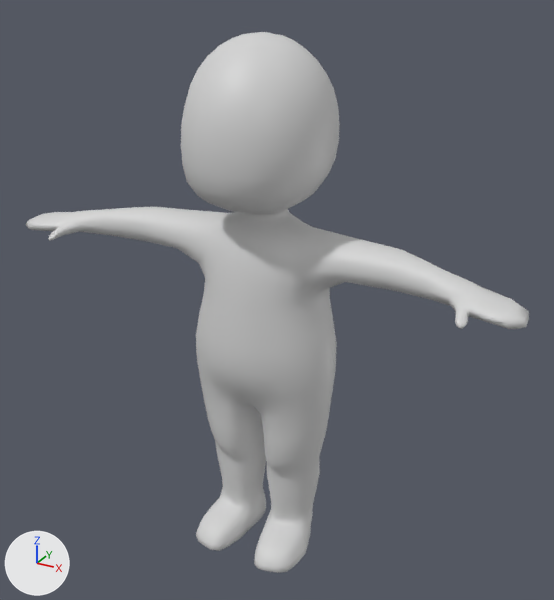
An edit to the FBX model Assets/3D/Models/Characters/CharMixamoRig.fbx, drawn before and after from the same camera.
Rendered twice from a camera (50 mm lens) standing at (1.288, -2.245, 2.159) and looking at (0.086, -0.059, 1.066). Arrows for +X, +Y and +Z are at lower left; the lights stay in place. The picture after the commit comes second. Where no turn or scale is listed for an object, it has been applied to the vertices.

Objects in the first picture: 'Metahuman.001'.
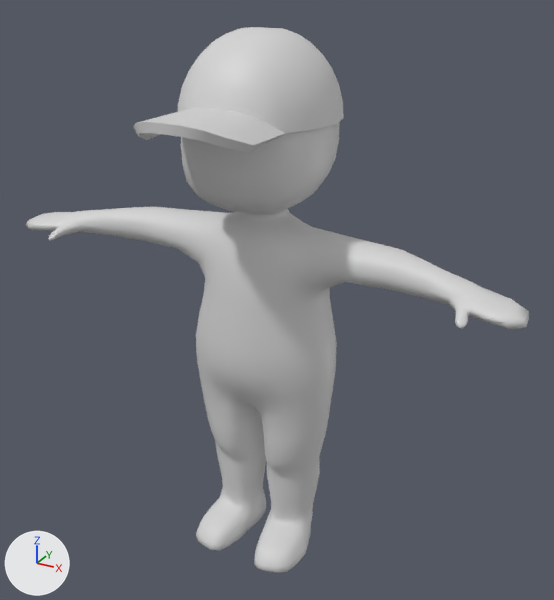
Commit message: add hat to character model

The change, as a list of edits to the scene's bpy script:
```text
Add me_cube_003:
    me_cube_003.from_pydata(...)  # 338 vertices, 348 faces; spans x -0.269..0.269, y -0.552..0.252, z 1.668..1.971
    me_cube_003.materials.append(mat_body_002)  # light grey #d5d5d5
Add ob_hat:
    ob_hat = bpy.data.objects.new('Hat', me_cube_003)
    ob_hat.location = (0.0, 0.0, 0.0)
```

Where the change shows, as pixel boxes (x1, y1, x2, y2) in the pictures (554 x 600 px):
'Hat', added
    after: (133, 27, 344, 153)
